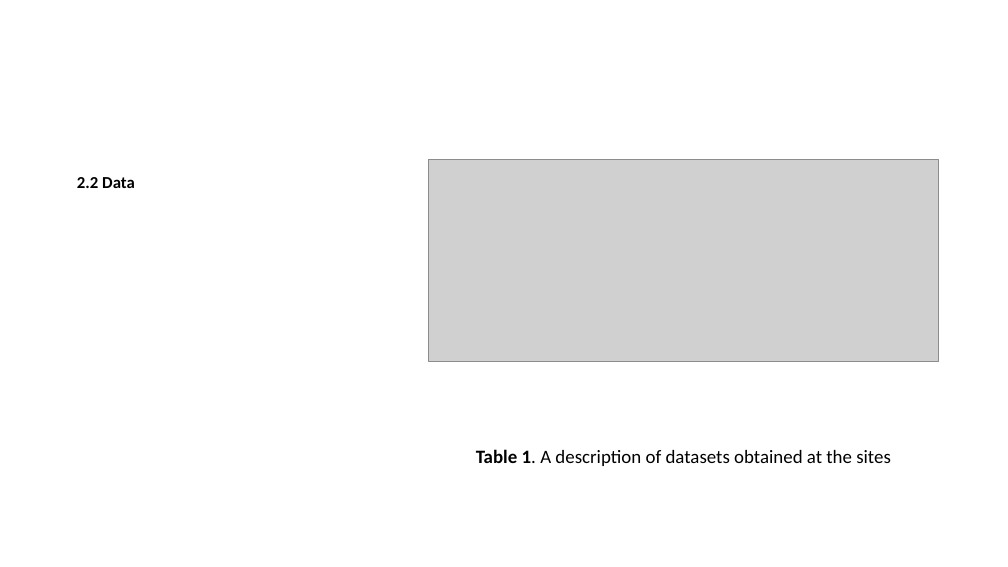
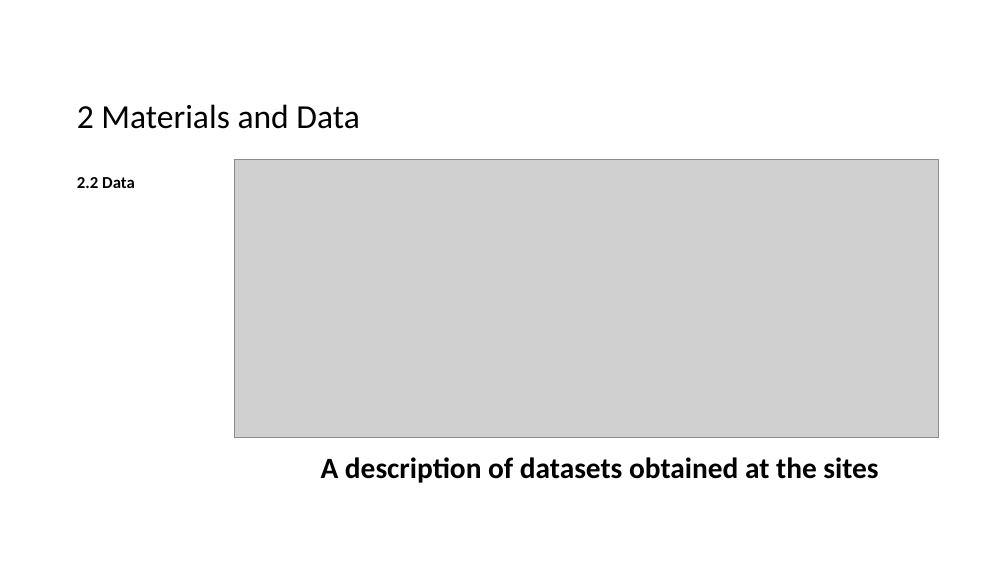
Before and after one commit to EmouAcademy/PM-manuscript, a slide deck: slide 6 of visuals/ppt_presentation.pptx (slide 5 before the commit). Drawn at 1008x567 pixels with LibreOffice and Linux fonts; fonts in the diff are those of the drawing; grey boxes stand for pictures. Boxes give left, top, right and bottom in pixels: in the first picture for what was removed or moved away, otherwise in the second. Text is boxed around its words. In the diff, an @@ line names an element or a change of style, - is before the commit and + after.

```diff
--- a/visuals/ppt_presentation.pptx
+++ b/visuals/ppt_presentation.pptx
@@ title added at box(77, 104, 359, 129), 32 pt, text #000000 @@
+2 Materials and Data
@@ picture: place and size @@
-picture at box(429, 160, 939, 361)
+picture at box(234, 160, 938, 438)
@@ text at box(321, 457, 878, 483): text changed; size 18 to 28 pt; bold on @@
-Table 1. A description of datasets obtained at the sites
+A description of datasets obtained at the sites
```
Also in this commit, not shown: 10 other slides changed, 6 slides added, 5 slides removed, 23 other files.
